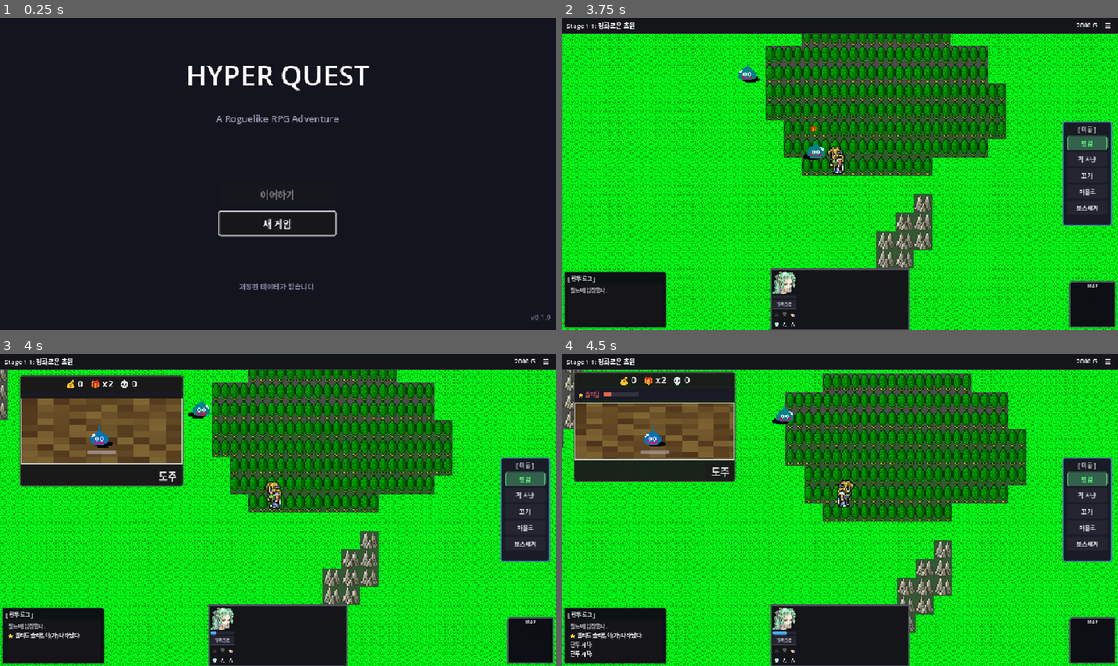
Above: before the commit, frames 1-4 (two rows, left to right).
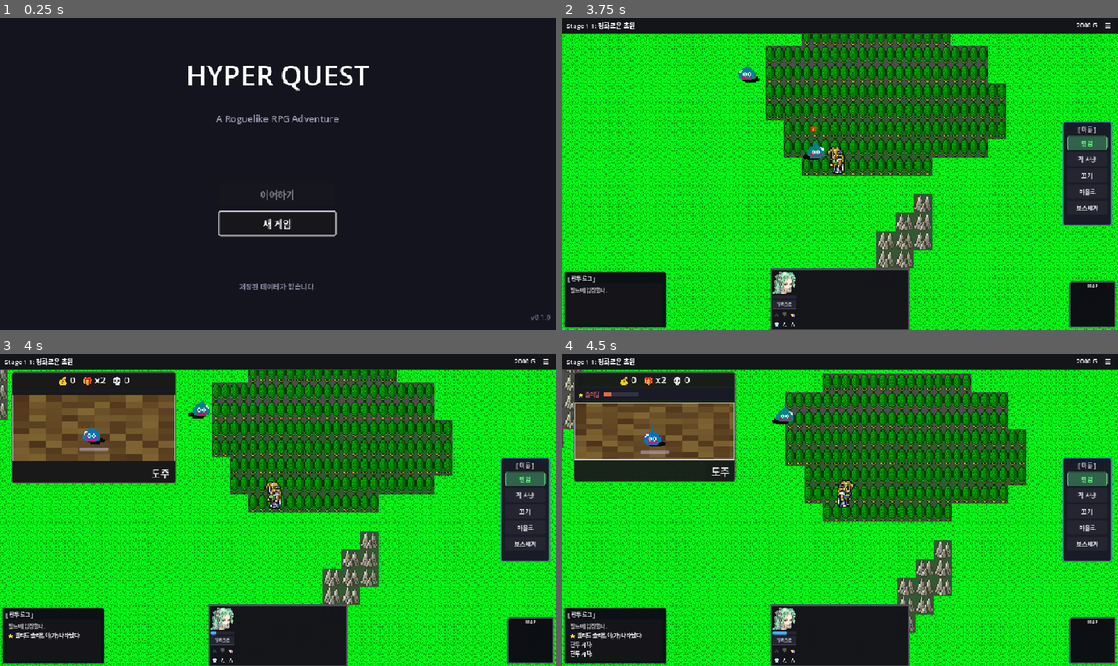
Above: after the commit, the same moments.

Repository: limmmmmmn/Appears-Appears
Game: Godot game, scene res://scenes/main/Main.tscn
Same seed, same stepped clock (60 frames per second), same inputs: the game is played once before the commit and once after it.
Inputs (mouse positions are in pixels of both pictures, inside the frame that each line leads up to):
- Up to frame 1 (0.25 s): no input
- Up to frame 2 (3.75 s): click "새 게임" at 0.5 s; click "☰" at 1.25 s; click "게임 계속" at 2 s; tap Enter at 2.75, 2.85 s; move the mouse to (962, 158) at 2.77 s; hold Right (ui_right) 2.78-3.5 s; click (962, 158) at 2.92 s; drag from (728, 189) to (812, 142) at 3.52 s
- Up to frame 3 (4 s): no input
- Up to frame 4 (4.5 s): move the mouse to (895, 441) at 4.27 s; hold Right (ui_right) from 4.28 s (still down); tap Enter at 4.35 s

Frames 1-2 are identical in both runs. In frame 3, 4.5% of the frame differs, in the area x 2-33%, y 5-43%; in frame 4, nothing differs.

Commit message:
fix: 보상받기 버튼 표시 및 전투창 위치 수정
- 적 처치 후 _check_all_enemies_dead 호출하여 보상 UI 표시
- 전투창이 처음부터 가장자리에 표시되도록 수정
- 중앙에서 이동하는 애니메이션 제거, 제자리에서 나타남

https://claude.ai/code/session_01HMJ2TZbvfDboco6XHexxSY

Diff:
--- a/scripts/autoload/BattleManager.gd
+++ b/scripts/autoload/BattleManager.gd
@@ -184,12 +184,10 @@
 		window_size = WINDOW_SIZE
 		target_pos = _calculate_window_position()
 
-	var start_pos: Vector2 = viewport_size / 2 - window_size / 2
-
-	# 시작 위치에 배치 (중앙, 투명, 작은 크기)
-	window.position = start_pos
+	# 시작 위치에 배치 (목표 위치에서 투명하게 시작)
+	window.position = target_pos
 	window.modulate.a = 0.0
-	window.scale = Vector2(0.5, 0.5)
+	window.scale = Vector2(0.8, 0.8)
 
 	# 전투 초기화 (새 시스템용)
 	window.setup_new(battle_id, enemy_ids, is_elite, is_boss)
@@ -289,15 +287,15 @@
 
 
 #region 전투창 등장 애니메이션
-func _animate_window_appear(window: BattleWindow, target_pos: Vector2) -> void:
+func _animate_window_appear(window: BattleWindow, _target_pos: Vector2) -> void:
 	var tween := create_tween()
 	tween.set_parallel(true)
 	tween.set_ease(Tween.EASE_OUT)
 	tween.set_trans(Tween.TRANS_BACK)
 
-	tween.tween_property(window, "position", target_pos, 0.35)
+	# 위치 이동 없이 제자리에서 나타남
 	tween.tween_property(window, "modulate:a", 1.0, 0.2)
-	tween.tween_property(window, "scale", Vector2.ONE, 0.3)
+	tween.tween_property(window, "scale", Vector2.ONE, 0.25)
 #endregion
 
 
--- a/scripts/battle/BattleWindow.gd
+++ b/scripts/battle/BattleWindow.gd
@@ -1082,6 +1082,9 @@
 
 	enemy.play_death_effect()
 
+	# 모든 적이 처치되었는지 확인 후 보상 UI 표시
+	call_deferred("_check_all_enemies_dead")
+
 
 func _show_danger_level_up_message(new_level: int) -> void:
 	## 위험도 상승 시 로그 메시지만 표시 (선택 UI는 FieldHUD에서 글로벌하게 처리)
@@ -1185,6 +1188,20 @@
 	tween.tween_interval(2.0)
 	tween.tween_property(bg, "modulate:a", 0.0, 0.4)
 	tween.tween_callback(canvas_layer.queue_free)
+
+
+func _check_all_enemies_dead() -> void:
+	## 모든 적이 처치되었는지 확인하고 보상 UI 표시
+	if is_waiting_for_claim:
+		return  # 이미 보상 대기 중
+
+	var alive_enemies: Array = []
+	for e in enemies:
+		if e != null and e.is_alive():
+			alive_enemies.append(e)
+
+	if alive_enemies.is_empty():
+		_show_claim_reward_button()
 
 
 func _check_battle_end() -> bool:
